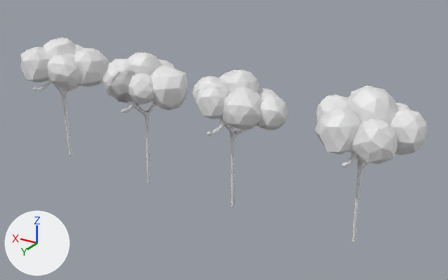
Before and after pictures for a commit that changed the Blender file COOLESGAMEProjekt/Assets/Graphics/3DModels/Levels/Level 2/grapplinghook1.blend.
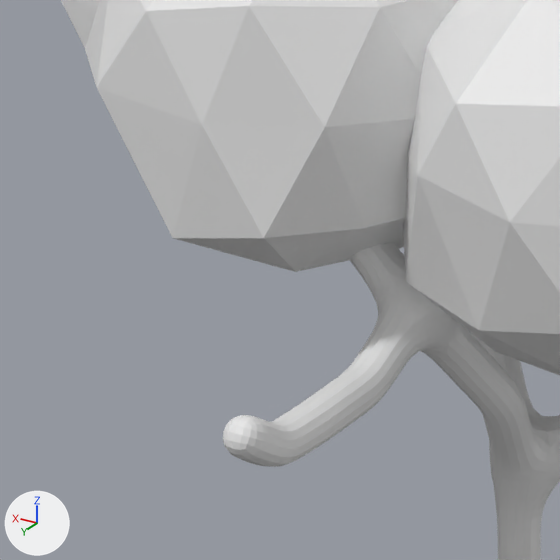
The first picture shows the older version from a 50 mm lens placed at (-23.1, 63.0, 40.8), pointed at (16.0, -2.2, 8.2). The close-ups show both versions on the part from 42% to 53% of the width and 34% to 51% of the height of that picture; other places that the commit changed are outside them. The lights are fixed; the arrows at lower left show +X, +Y and +Z.
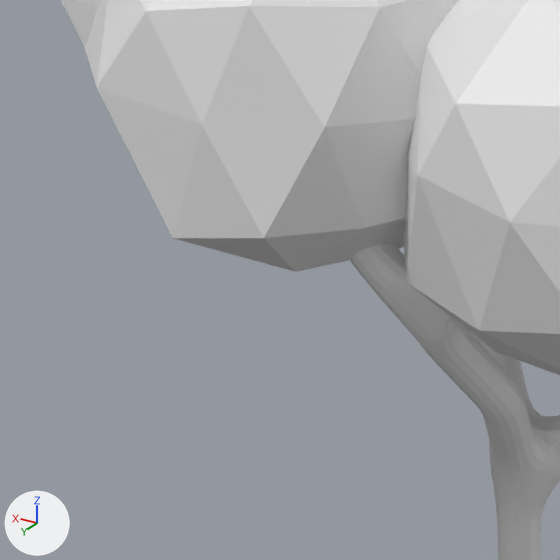
Pixel boxes (x1, y1, x2, y2) of what changed, in the close-ups (560 x 560 px):
'Plane.001', reshaped
    before: (223, 243, 560, 560)
    after: (349, 243, 560, 560)

Diff of the bpy script that builds the scene:
```diff
--- a/COOLESGAMEProjekt/Assets/Graphics/3DModels/Levels/Level 2/grapplinghook1.blend.py
+++ b/COOLESGAMEProjekt/Assets/Graphics/3DModels/Levels/Level 2/grapplinghook1.blend.py
@@ me_plane_001 @@
 me_plane_001.from_pydata(...)  # 29 vertices, 0 faces, 26 loose edges; spans x -4.4..5.2, y -2.4..6.9, z 0.0..15.9
 # used by ob_plane_001; location = (12.08, -0.77, 0.03)
 # verts and faces of me_plane_001; kept vertices keep their numbers, new ones are numbered from 29
 # before: 15 (1.0, 3.5, 13.0), 18 (1.1, 6.9, 12.8), 19 (1.1, 5.5, 12.4), 20 (1.1, 4.4, 12.4), 21 (1.1, 6.1, 12.4)
+# me_plane_001 part 1
+delete_vertices([*range(18, 22)])  # with the faces that use them
```
